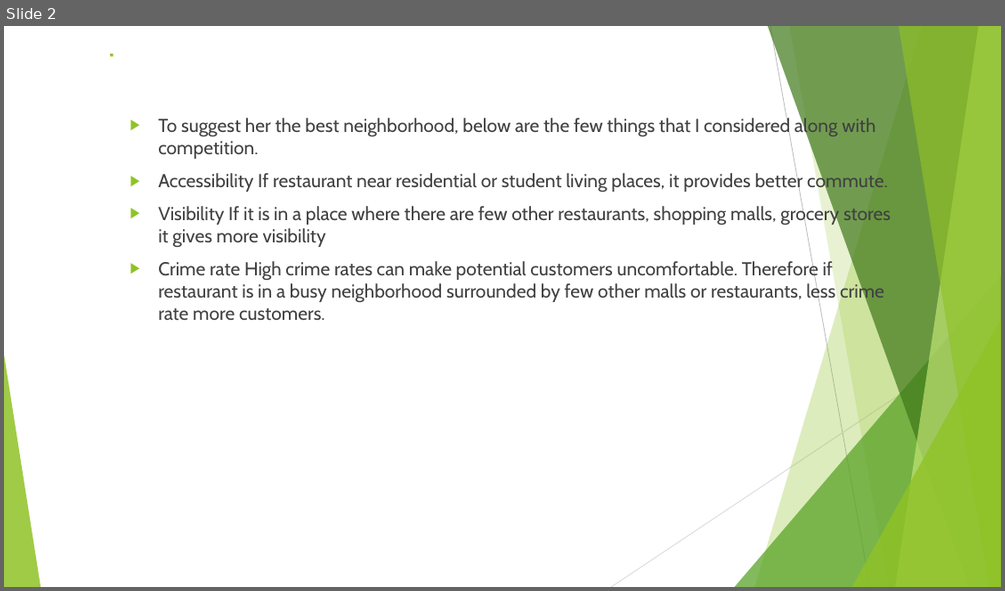
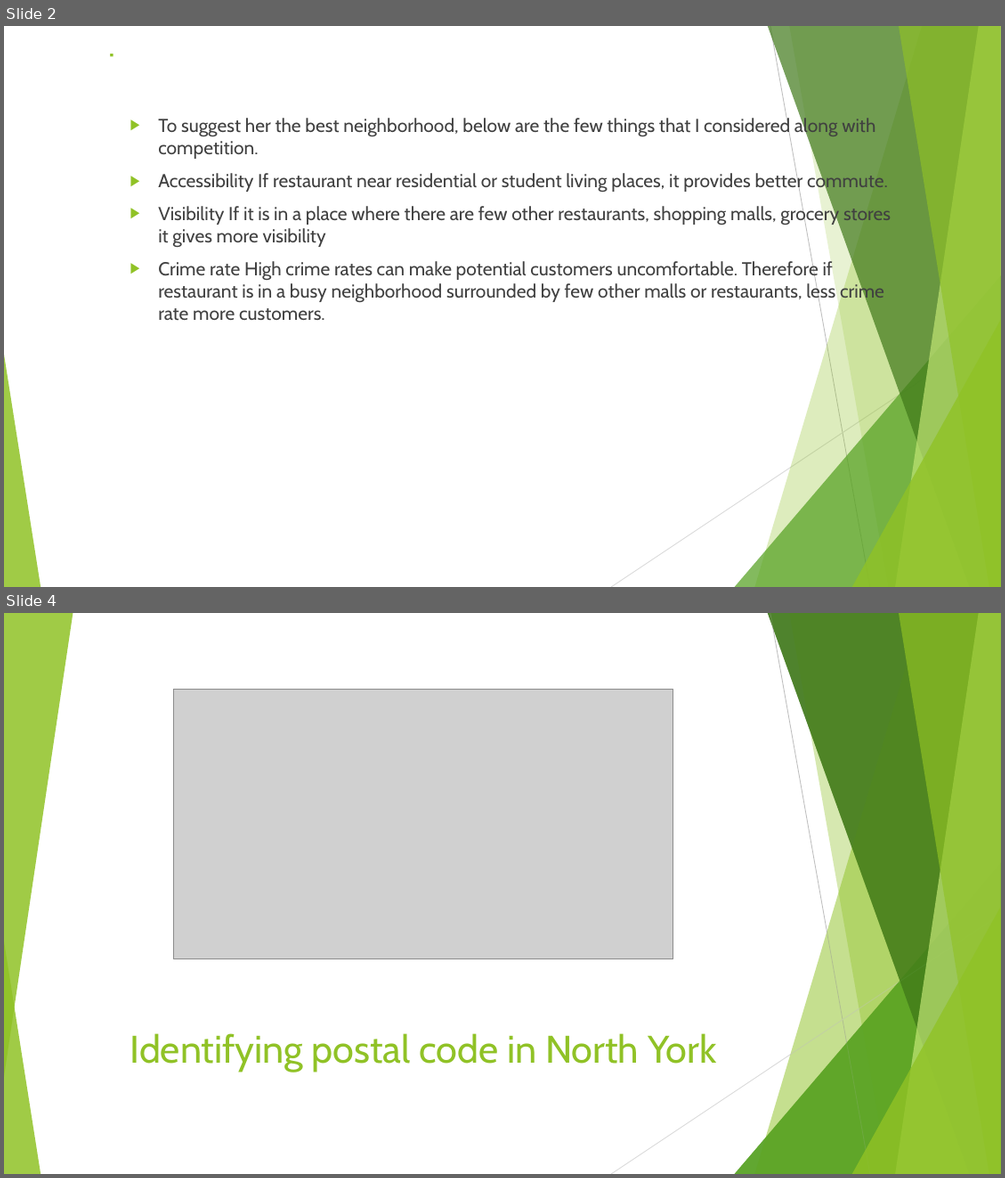
Before and after one commit to Sreedeepthinukala/Coursera_Capstone, a slide deck: Identifying Neighborhood to open a restaurant.pptx. Shown one above the other, each under a label of ours: slide 2 before the commit, slides 2 and 4 after it; the slides between them are not shown. The pictures are 1005x591 and 1005x1178 pixels, drawn with LibreOffice and Linux fonts; fonts in the diff are those of the drawing; grey boxes stand for pictures. Boxes give left, top, right and bottom in pixels: in the first picture for what was removed or moved away, otherwise in the second. Text is boxed around its words. In the diff, an @@ line names an element or a change of style, - is before the commit and + after.

```diff
--- a/Identifying Neighborhood to open a restaurant.pptx
+++ b/Identifying Neighborhood to open a restaurant.pptx
@@ slide 4 added at [4, 613, 1001, 1174], background #FFFFFF; not listed: 8 template elements that a slide beside it also shows @@
@@ group added at [4, 613, 1001, 1174]: 5 freeform shapes, 3 triangles, 2 lines @@
@@ picture added at [174, 690, 673, 959] @@
@@ title added at [130, 1033, 717, 1071], 37 pt, text #90C226 @@
+Identifying postal code in North York
```
Also in this commit, not shown: 2 slides changed, 3 other slides added, 1 slide removed.
